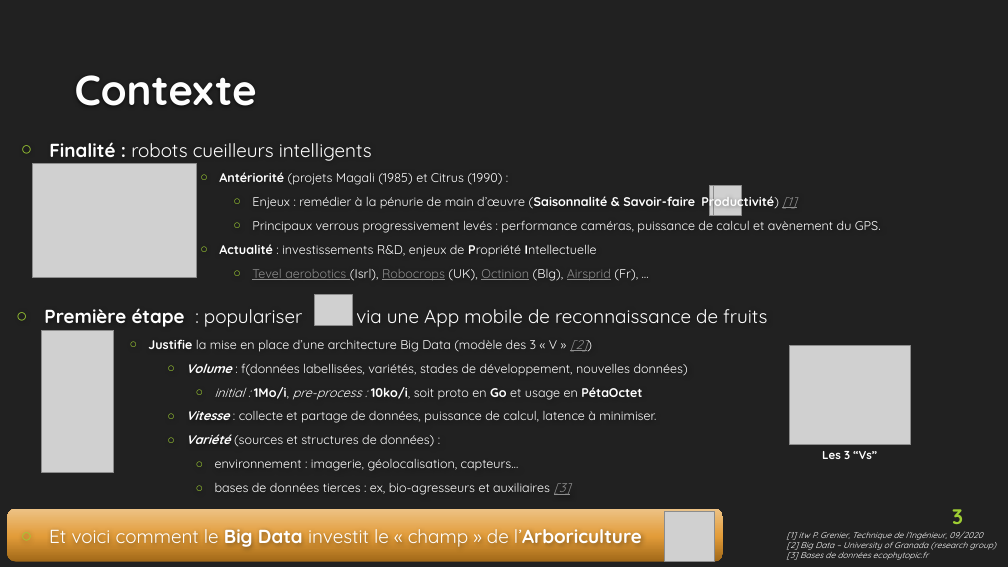
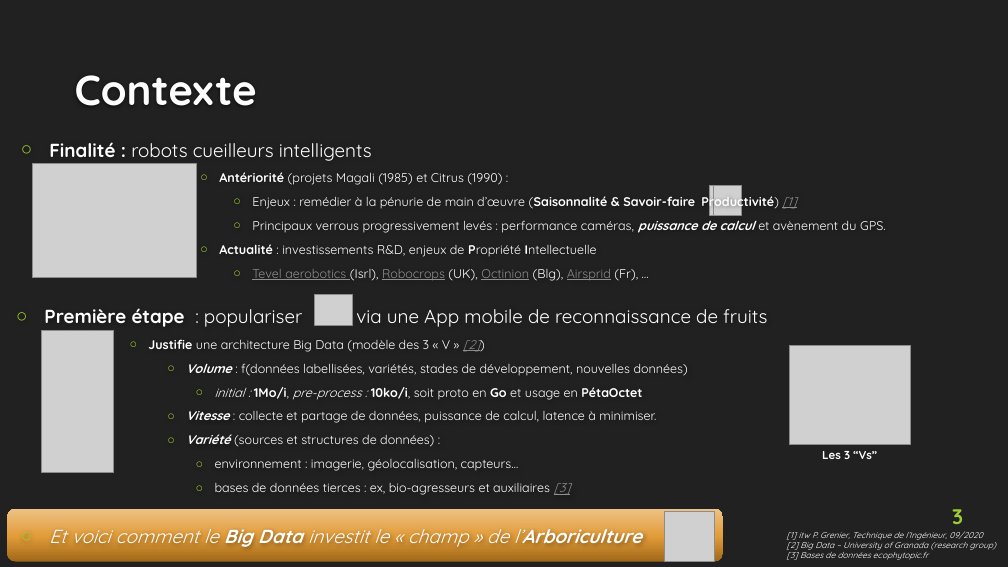
Before and after one commit to EtienneLardeur/P8_FruitsRecognition, a slide deck: slide 3 of P8_Big_Data.pptx. Drawn at 1008x567 pixels with LibreOffice and Linux fonts; fonts in the diff are those of the drawing; grey boxes stand for pictures; background and template pictures are left out. Boxes give left, top, right and bottom in pixels: in the first picture for what was removed or moved away, otherwise in the second. Text is boxed around its words. In the diff, an @@ line names an element or a change of style, - is before the commit and + after.

```diff
--- a/P8_Big_Data.pptx
+++ b/P8_Big_Data.pptx
@@ text at (x1=252, y1=220, x2=886, y2=233): bold on, italic on in "puissance de calcul" @@
@@ text at (x1=148, y1=339, x2=480, y2=352): text changed @@
-      ○ Justifie la mise en place d’une architecture Big Data (modèle des 3 « V » [2])
+      ○ Justifie une architecture Big Data (modèle des 3 « V » [2])
@@ text "Et voici comment le Big ..." at (x1=49, y1=529, x2=642, y2=549): italic on @@
```
Also in this commit, not shown: 13 other slides changed, 2 slides added, 9 slides removed, 2 other files.
